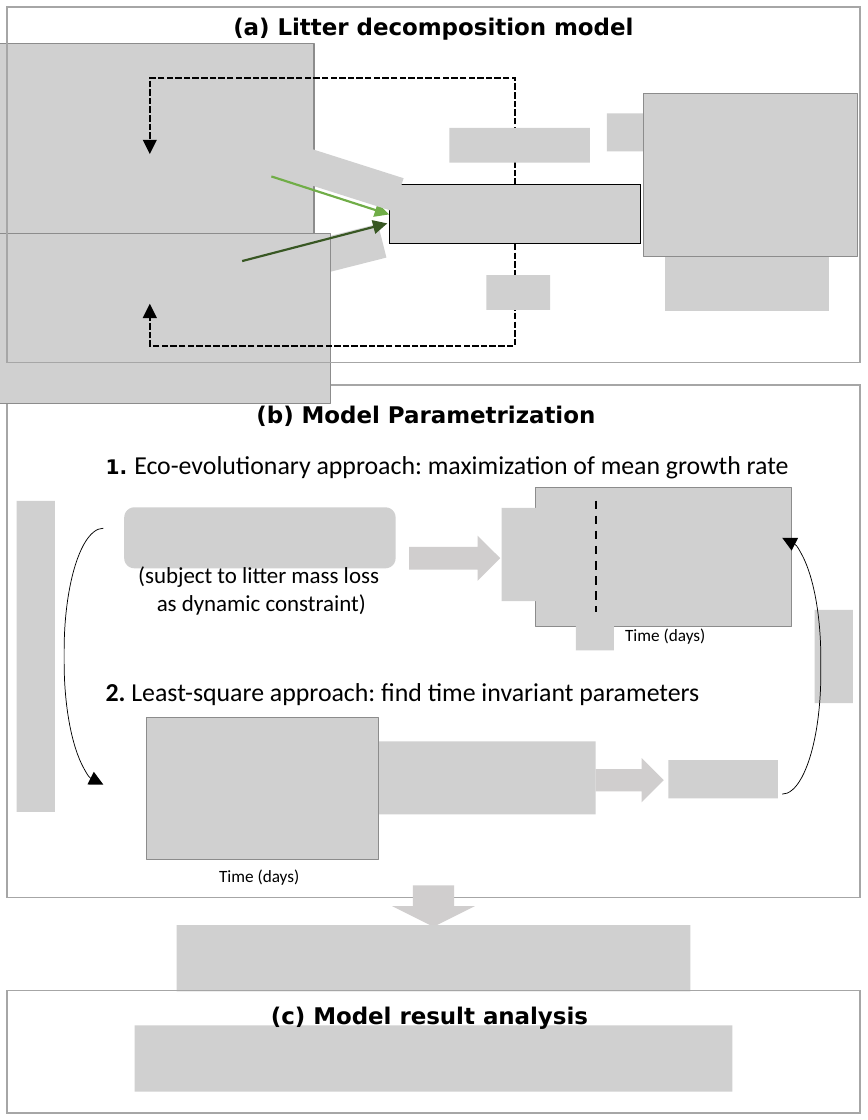
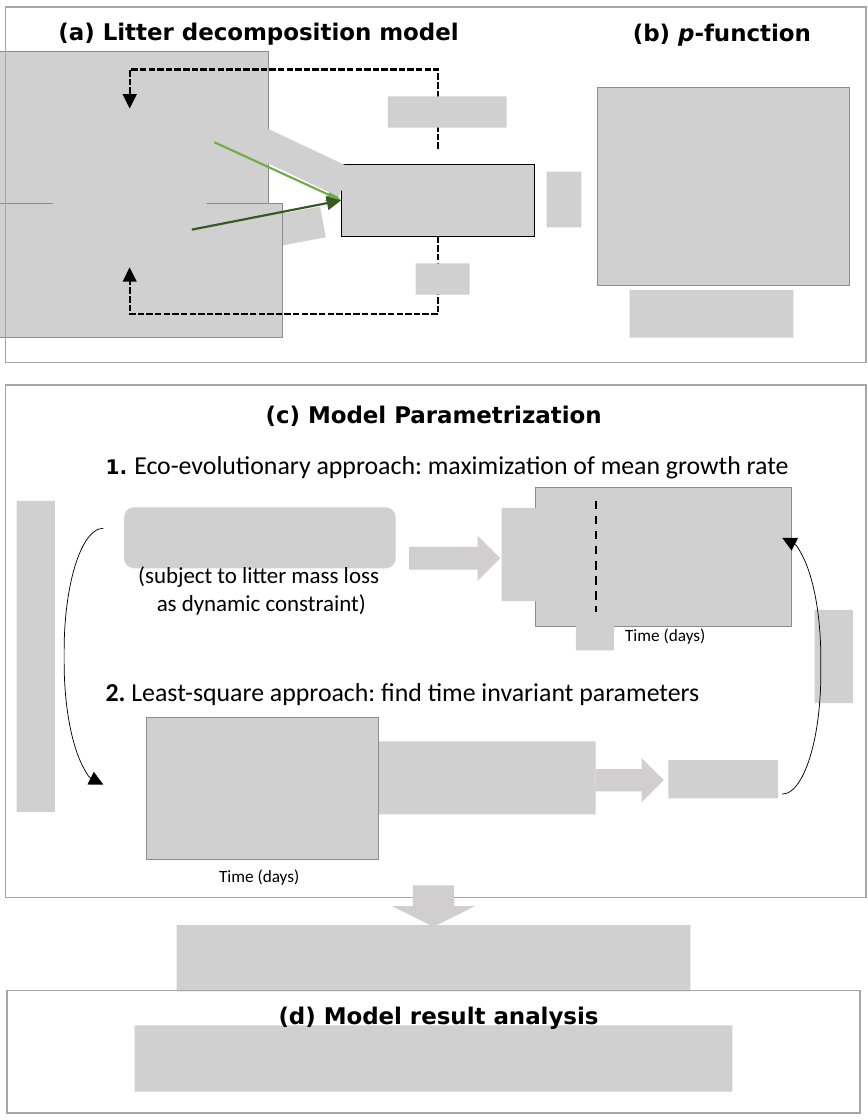
Before and after one commit to ArjunChakrawal/OptLignin, a slide deck: slide 1 of OptLignin1.0/results/Figure1.pptx. Drawn at 868x1120 pixels with LibreOffice and Linux fonts; fonts in the diff are those of the drawing; grey boxes stand for pictures. Boxes give left, top, right and bottom in pixels: in the first picture for what was removed or moved away, otherwise in the second. Text is boxed around its words. In the diff, an @@ line names an element or a change of style, - is before the commit and + after.

```diff
--- a/OptLignin1.0/results/Figure1.pptx
+++ b/OptLignin1.0/results/Figure1.pptx
@@ rectangle: place and size @@
-rectangle at <box>7,7,861,363</box>
+rectangle at <box>6,7,866,363</box>
@@ rounded rectangle "(a) Litter decomposition model": place and size @@
-rounded rectangle "(a) Litter decomposition model" at <box>233,17,633,40</box>
+rounded rectangle "(a) Litter decomposition model" at <box>39,10,479,53</box>
@@ rounded rectangle added at <box>580,11,865,54</box>, 16 pt, text #000000, bold @@
+(b) p-function
@@ picture: place and size @@
-picture at <box>0,43,314,385</box>
+picture at <box>0,52,268,323</box>
@@ elbow arrow moved from (515, 185) - (150, 154) to (438, 149) - (129, 108) @@
@@ picture: place and size @@
-picture at <box>643,94,857,257</box>
+picture at <box>597,88,849,285</box>
@@ group removed at <box>48,114,829,311</box>: 9 pictures @@
@@ arrow moved from (272, 177) - (389, 214) to (214, 143) - (341, 200) @@
@@ picture added at <box>547,172,582,227</box> @@
@@ picture: place and size @@
-picture at <box>0,234,331,403</box>
+picture at <box>0,203,282,337</box>
@@ arrow moved from (242, 261) - (388, 223) to (192, 229) - (341, 200) @@
@@ elbow arrow moved from (515, 244) - (150, 304) to (438, 237) - (129, 268) @@
@@ group added at <box>43,96,534,294</box>: 7 pictures @@
@@ picture added at <box>629,289,793,337</box> @@
@@ rectangle: place and size @@
-rectangle at <box>7,384,861,897</box>
+rectangle at <box>6,384,866,897</box>
@@ text at <box>266,405,601,426</box>: text changed @@
-(b) Model Parametrization
+(c) Model Parametrization
@@ rounded rectangle "(d) Model result analysis": place and size @@
-rounded rectangle "(d) Model result analysis" at <box>247,994,620,1036</box>
+rounded rectangle "(d) Model result analysis" at <box>256,994,629,1036</box>
@@ text in rounded rectangle at <box>279,1005,599,1029</box>: text changed @@
-(c) Model result analysis
+(d) Model result analysis
```
Also in this commit, not shown: 26 other files.
